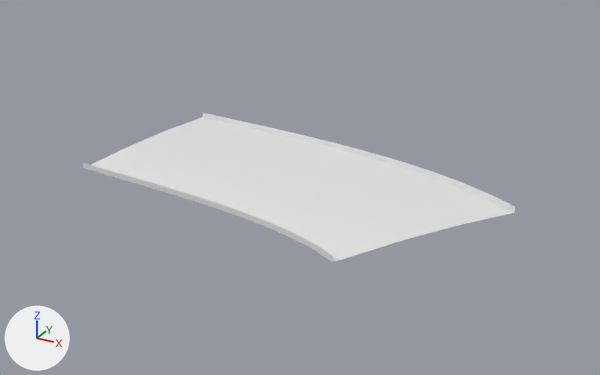
One commit to the glTF model public/assets/gen4/models/track-36.glb: the scene before it, then after it.
The view is the same before and after, from a camera (50 mm lens) standing at (595.2, -300.6, 55.4) and looking at (534.9, -190.9, 0.6). Every picture has the same lights, and +X, +Y and +Z are marked at lower left. The first picture is the older version. Vertices at exactly the same position are counted once.

Objects in the first picture: 'track-36'.
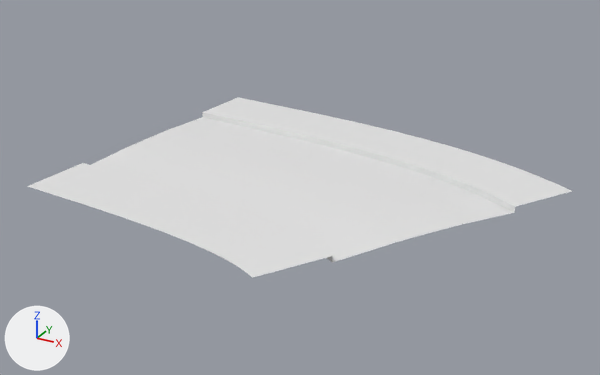
Location of each change, [x1, y1, x2, y2] in pixels of the pictures (600 x 375 px):
'track-36', reshaped (26% wider, 20% taller): before [83, 112, 515, 263]; after [28, 97, 572, 278]
part 1 of me_track_36, added: after [28, 163, 332, 278]
part 2 of me_track_36, added: after [203, 97, 572, 207]

The edits, one by one:
me_track_36 is used by ob_track_36; location (0.0, 0.0, 0.0).
me_track_36 had 819 vertices, 1488 faces and spanned x 498.4..568.5, y -211.6..-169.8, z 0.8..1.9.
me_track_36 now has 945 vertices, 1736 faces and spans x 497.6..574.9, y -221.8..-157.8, z 0.8..1.9.
Part 1, on me_track_36:
48 vertices are added at x 497.6..544.9, y -221.8..-214.1, z 1.8..1.9.
10 new vertices lie (-0.9, -12.0, 0.0) away from vertices in x 499.4..529.1, y -205.0..-202.2, z 1.9.
5 new vertices lie (-0.9, -11.9, 0.0) away from vertices in x 500.4..512.2, y -203.2..-202.3, z 1.9.
124 new faces join them.
Part 2, on me_track_36:
47 vertices are added at x 501.6..574.9, y -174.0..-157.8, z 1.8..1.9.
10 new vertices lie (0.9, 12.0, 0.0) away from vertices in x 501.8..538.2, y -173.6..-169.9, z 1.9.
6 new vertices lie (0.0, 12.0, 0.0) away from vertices in x 513.8..521.1, y -171.4..-170.8, z 1.9.
124 new faces join them.
